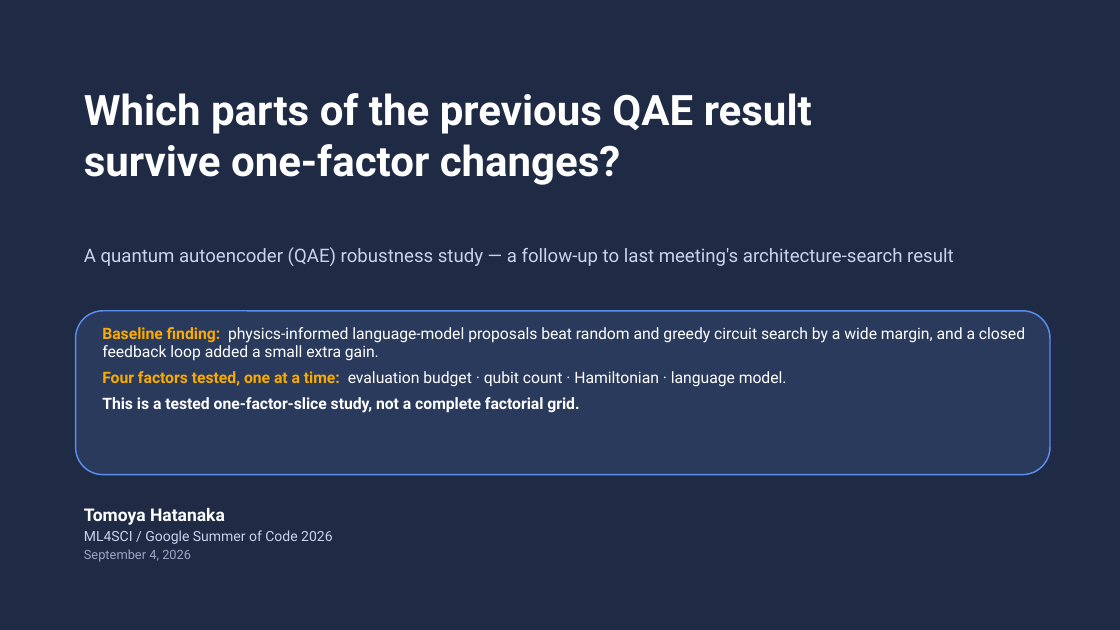
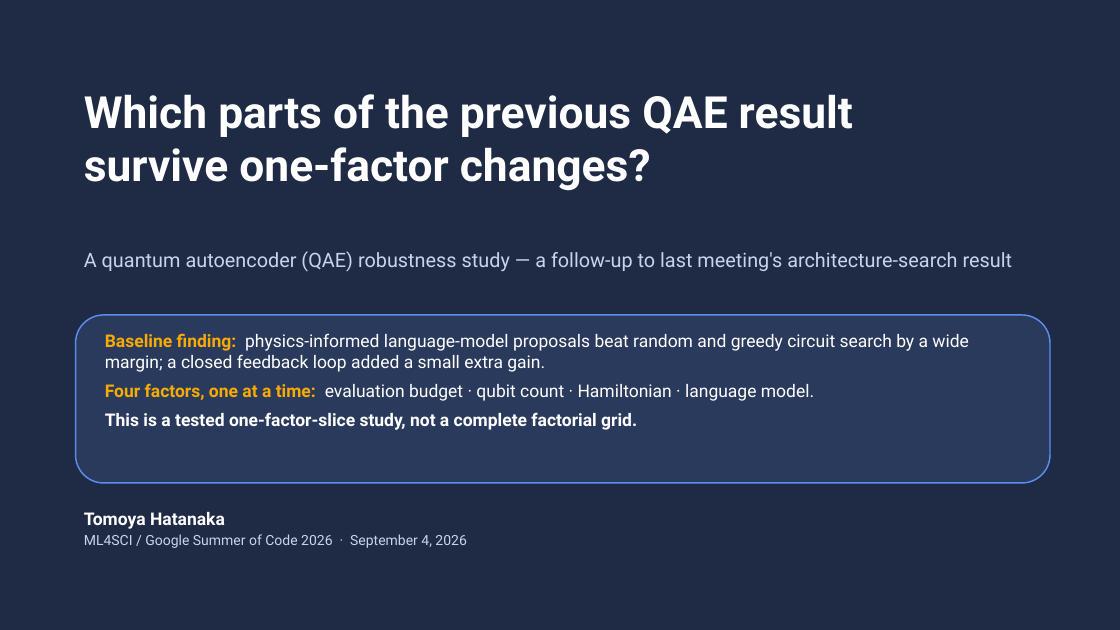
Before and after one commit to dorakingx/llm-vqc, a slide deck: slide 1 of outputs/qae_robustness/deck/20260904_GSoC.pptx. Drawn at 1120x630 pixels with LibreOffice and Linux fonts; fonts in the diff are those of the drawing. Boxes give left, top, right and bottom in pixels: in the first picture for what was removed or moved away, otherwise in the second. Text is boxed around its words. In the diff, an @@ line names an element or a change of style, - is before the commit and + after.

```diff
--- a/outputs/qae_robustness/deck/20260904_GSoC.pptx
+++ b/outputs/qae_robustness/deck/20260904_GSoC.pptx
@@ text "Which parts of the previous ..." at [84, 94, 853, 191]: size 36 to 38 pt @@
@@ text "A quantum autoencoder (QAE) robustness ..." at [84, 251, 1013, 271]: size 16 to 17 pt; more space between paragraphs @@
@@ rounded rectangle: place and size @@
-rounded rectangle at [76, 311, 1050, 475]
+rounded rectangle at [76, 315, 1050, 483]
@@ text at [105, 333, 969, 401]: text changed; size 13.5 to 15 pt @@
-Baseline finding: physics-informed language-model proposals beat random and greedy circuit search by a wide margin, and a closed feedback loop added a small extra gain.
-Four factors tested, one at a time: evaluation budget · qubit count · Hamiltonian · language model.
+Baseline finding: physics-informed language-model proposals beat random and greedy circuit search by a wide margin; a closed feedback loop added a small extra gain.
+Four factors, one at a time: evaluation budget · qubit count · Hamiltonian · language model.
@@ text at [105, 412, 637, 430]: size 13.5 to 15 pt in "This is a tested one-factor-slice study, not ..."; more space between paragraphs @@
@@ text at [84, 534, 466, 548]: text changed @@
-ML4SCI / Google Summer of Code 2026
-September 4, 2026
+ML4SCI / Google Summer of Code 2026 · September 4, 2026
```
Also in this commit, not shown: 9 other slides changed, 3 other files.
